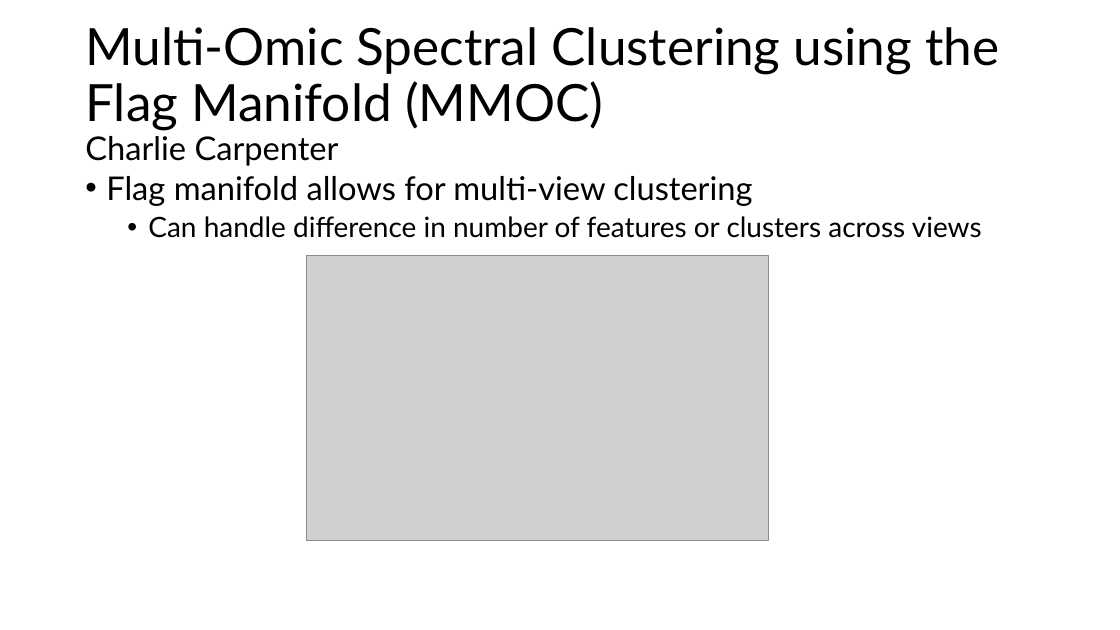
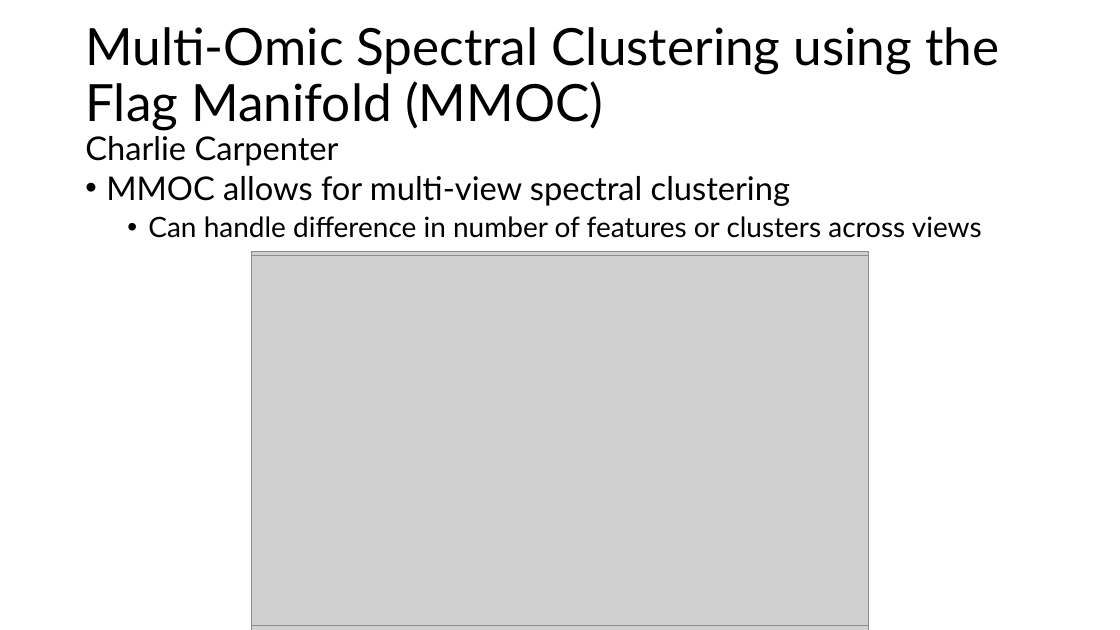
Before and after one commit to eweible/CF_Multi-omic_Clustering, a slide deck: slide 12 of Dissemination/Weible_Defense.pptx (slide 11 before the commit). Drawn at 1120x630 pixels with LibreOffice and Linux fonts; fonts in the diff are those of the drawing; grey boxes stand for pictures. Boxes give left, top, right and bottom in pixels: in the first picture for what was removed or moved away, otherwise in the second. Text is boxed around its words. In the diff, an @@ line names an element or a change of style, - is before the commit and + after.

```diff
--- a/Dissemination/Weible_Defense.pptx
+++ b/Dissemination/Weible_Defense.pptx
@@ text at (106, 176, 790, 206): text changed @@
-• Flag manifold allows for multi-view clustering
+• MMOC allows for multi-view spectral clustering
@@ picture: place and size @@
-picture at (307, 255, 768, 541)
+picture at (251, 255, 869, 625)
@@ picture added at (251, 251, 869, 630) @@
```
Also in this commit, not shown: 2 other slides changed, 1 slide added.
